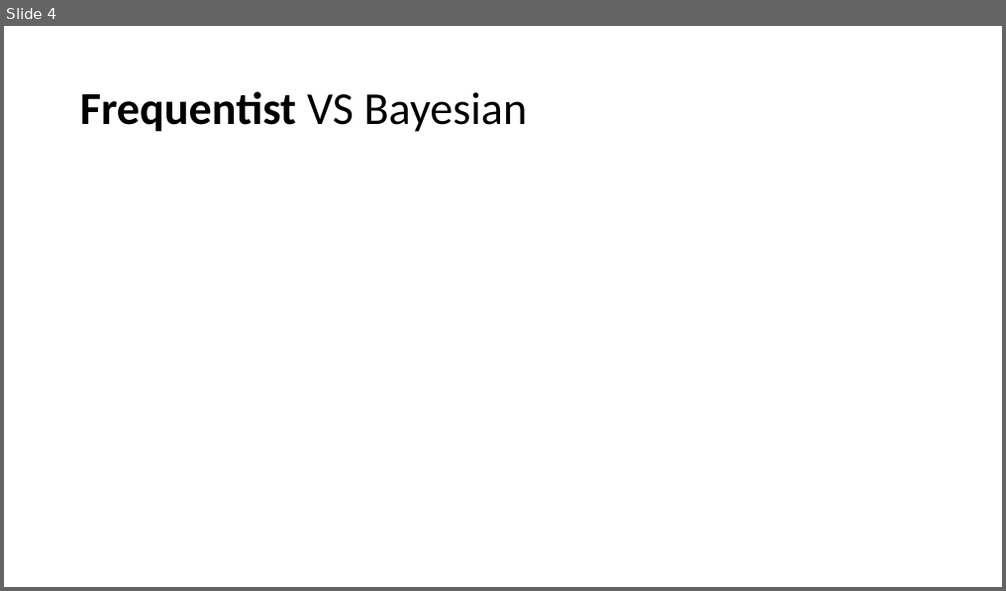
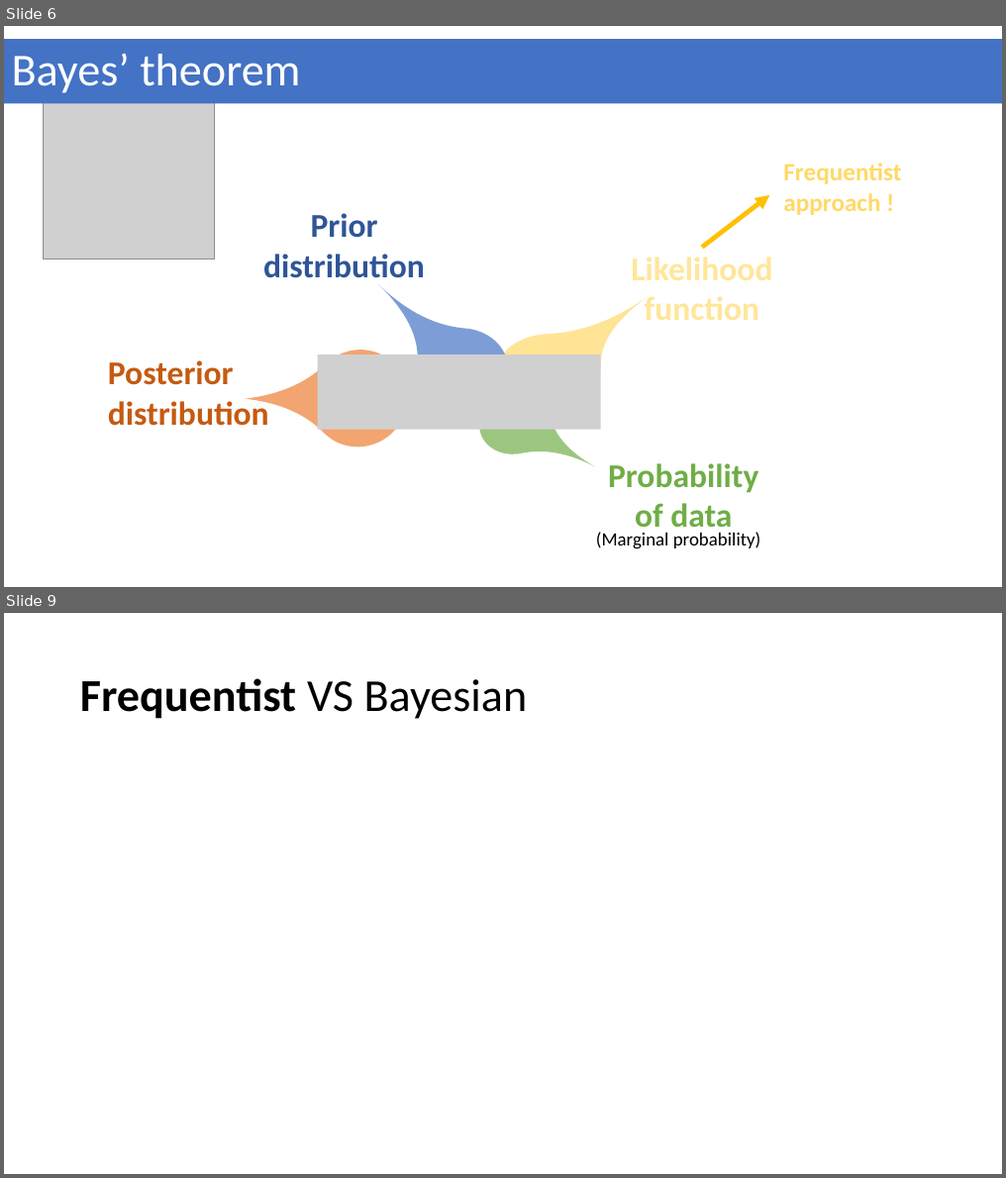
Before and after one commit to geek-lunch/workshops, a slide deck: Intro_to_bayesian/bayesian_stats_with_stan_and_brms.pptx. Shown one above the other, each under a label of ours: slide 4 before the commit, slides 6 and 9 after it; the slides between them are not shown. The pictures are 1006x591 and 1006x1178 pixels, drawn with LibreOffice and Linux fonts; fonts in the diff are those of the drawing; grey boxes stand for pictures. Boxes give left, top, right and bottom in pixels: in the first picture for what was removed or moved away, otherwise in the second. Text is boxed around its words. In the diff, an @@ line names an element or a change of style, - is before the commit and + after.

Commit message:
added details to illustrate Bayes theorem and its philosophy background

```diff
--- a/Intro_to_bayesian/bayesian_stats_with_stan_and_brms.pptx
+++ b/Intro_to_bayesian/bayesian_stats_with_stan_and_brms.pptx
@@ slide 6 added at (4, 26, 1002, 587), background #FFFFFF @@
@@ title added at (4, 39, 1002, 103), fill #4472C4, 44 pt, text #FFFFFF @@
+Bayes’ theorem
@@ picture added at (43, 94, 214, 260) @@
@@ text added at (783, 163, 901, 215), 24 pt, text #FFD966, bold @@
+Frequentist approach !
@@ arrow added from (703, 248) to (770, 195), #FFC000 4.5 pt @@
@@ text added at (263, 213, 425, 278), 32 pt, text #2F5597, bold @@
+Prior distribution
@@ teardrop added at (290, 330, 428, 468), fill #ED7D31 at 69% opacity @@
@@ teardrop added at (414, 325, 510, 406), fill #4472C4 at 69% opacity @@
@@ teardrop added at (496, 332, 602, 404), fill #FFD966 at 69% opacity @@
@@ text added at (108, 361, 269, 426), 32 pt, text #C55A11, bold @@
+Posterior
+distribution
@@ picture added at (318, 355, 601, 430) @@
@@ teardrop added at (474, 386, 556, 461), fill #70AD47 at 69% opacity @@
@@ text added at (608, 464, 758, 536), 32 pt, text #70AD47, bold @@
+Probability of data
@@ text added at (596, 532, 761, 550), 18 pt, text #000000 @@
+(Marginal probability)
@@ what was slide 4 is now slide 9 @@
```
Also in this commit, not shown: 2 slides changed, 5 other slides added, 1 slide removed.
